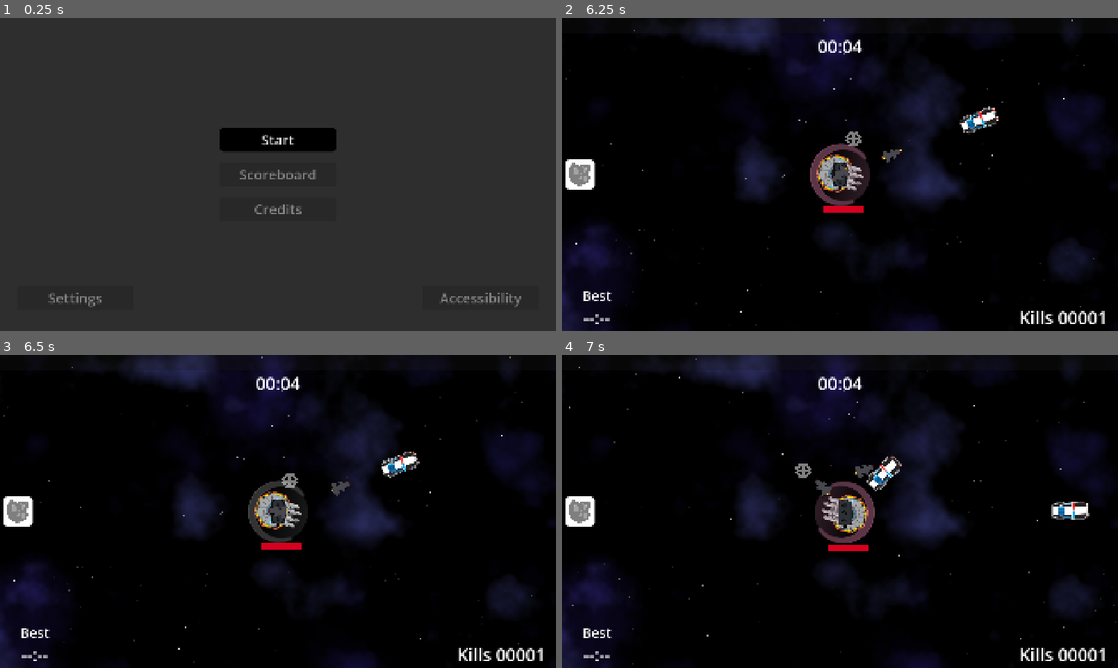
Above: before the commit, frames 1-4 (two rows, left to right).
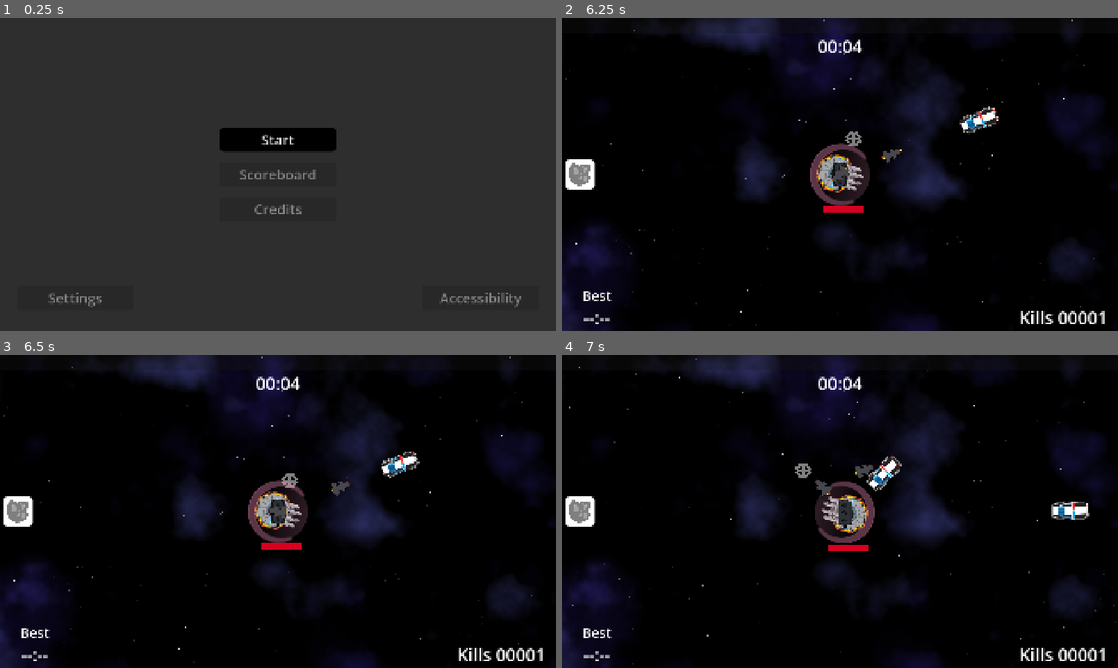
Above: after the commit, the same moments.

Repository: two-sticks-and-a-rock/space-arcade
Game: Godot game, scene res://scenes/main_menu.tscn
Two runs of this game, one before a commit and one after it. Both use one fixed random seed, a clock stepped at 60 frames per second and the inputs below.
Inputs (mouse positions are in pixels of both pictures, inside the frame that each line leads up to):
- Up to frame 1 (0.25 s): no input
- Up to frame 2 (6.25 s): click "Start" at 0.5 s; click "Skip" at 1.25 s; click "Skip" at 2 s; tap Enter at 2.75 s; move the mouse to (962, 158) at 2.77 s; press the mouse at (962, 158) at 2.78 s; tap Space at 3.5 s; move the mouse to (728, 190) at 3.52 s; release the mouse at (728, 190) at 3.53 s; click (728, 190) at 3.6 s; move the mouse to (895, 105) at 4.27 s; press the mouse at (895, 105) at 4.28 s; move the mouse to (812, 237) at 5.02 s; release the mouse at (812, 237) at 5.03 s; click (812, 237) at 5.1 s; move the mouse to (1006, 221) at 5.77 s; press the mouse at (1006, 221) at 5.78 s
- Up to frame 3 (6.5 s): no input
- Up to frame 4 (7 s): move the mouse to (673, 464) at 6.52 s; release the mouse at (673, 464) at 6.53 s; click (673, 464) at 6.6 s

Frames 1-2 are identical in both runs. In frame 3, 0.4% of the frame differs, in the area x 44-55%, y 40-60%; in frame 4, nothing differs.

Commit message:
Remove flicker

Diff:
--- a/scenes/player/player_weapons/ram_shield/ram_shield.gd
+++ b/scenes/player/player_weapons/ram_shield/ram_shield.gd
@@ -2,8 +2,6 @@
 
 @onready var ram_cap : PlayerBullet = $RamCap
 @onready var power_up : TextureProgressBar = $RamCap/AnimatedSprite2D/TextureProgressBar
-
-var up_timer_threshold : float = 1.0
 
 func _reinstantiate_weapon():
 	up_timer.start()
@@ -28,6 +26,3 @@
 
 func _physics_process(_delta):
 	power_up.value = down_timer.wait_time-down_timer.time_left
-
-	if (!up_timer.is_stopped() && up_timer.time_left < up_timer_threshold):
-		power_up.set_visible(randi_range(0,1))
